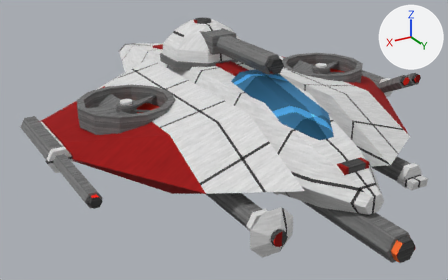
Two versions of the Blender file tools/lowforge/models/stingray.blend, one commit apart.
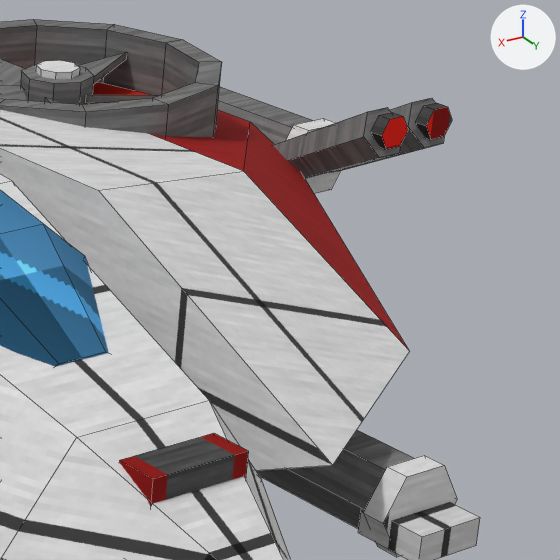
Each version is shown whole from a 50 mm lens placed at (63.3, 104.3, 58.9), pointed at (2.7, 3.3, 8.5), then close up on the part from 68% to 100% of the width and 17% to 68% of the height. Lighting does not change. The marker at upper right points along +X, +Y and +Z. The last two pictures show the newer version. The close-ups show mesh edges as thin lines.

In view in the first close-up: 'body', 'canopy', 'eye', 'fan_duct', 'flare_pod', 'flare_pod.001', 'pad', 'pod_collar', 'pod_mouth', 'pod_mouth.001', 'tip_pod', 'wing_inner', 'wing_outer', 'wing_pod' and 9 more.
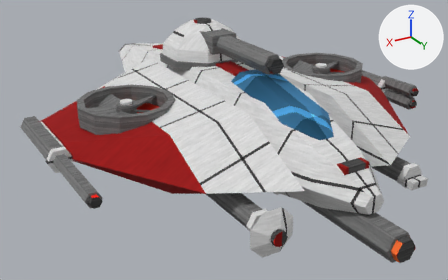
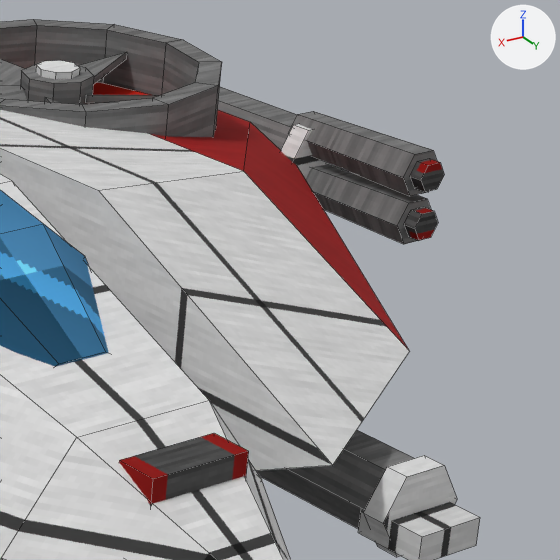
ob_hp_1 is not drawn itself; it is the parent of ob_flare_pod, ob_pod_mouth, ob_flare_pod_001, ob_pod_mouth_001.

Pixel boxes (x1, y1, x2, y2) of what changed, in the close-ups (560 x 560 px):
'flare_pod.001', reshaped, moved: before (273, 107, 401, 178); after (289, 111, 437, 196)
'flare_pod', reshaped, moved (11% wider, 8% taller): before (331, 98, 444, 172); after (306, 164, 431, 244)
'pod_mouth.001', reshaped, moved, rescaled (8% narrower, 10% shorter): before (371, 112, 408, 150); after (410, 158, 444, 192)
'pod_mouth', reshaped, moved, rescaled (8% shorter): before (416, 103, 452, 139); after (404, 207, 438, 240)

The change, as a diff of the scene's bpy script:
```diff
--- a/tools/lowforge/models/stingray.blend.py
+++ b/tools/lowforge/models/stingray.blend.py
@@ me_flare_pod @@
 # used by ob_flare_pod; parent = ob_hp_1; location = (0.0, 0.0, 0.0)
-me_flare_pod.from_pydata(...)  # 12 vertices, 8 faces; spans x -41.0..-38.0, y 5.97..14.61, z 12.61..18.75
+me_flare_pod.from_pydata(...)  # 12 vertices, 8 faces; spans x -39.2..-36.4, y 6.5..15.5, z 11.39..13.81
+# me_flare_pod part 1: 12 of 12 vertices moved; they spanned x -41.0..-38.0, y 5.97..14.61, z 12.61..18.75 and now span x -39.2..-36.4, y 6.5..15.5, z 11.39..13.81; mean shift (1.7, 0.75, -3.0)
 me_flare_pod.materials.append(mat_steel_dark)
@@ me_pod_mouth @@
 # used by ob_pod_mouth; parent = ob_hp_1; location = (0.0, 0.0, 0.0)
-me_pod_mouth.from_pydata(...)  # 12 vertices, 8 faces; spans x -40.5..-38.5, y 14.0..14.8, z 16.93..18.67
+me_pod_mouth.from_pydata(...)  # 12 vertices, 8 faces; spans x -38.7..-36.9, y 15.5..16.3, z 11.82..13.38
+# me_pod_mouth part 2: the whole mesh is scaled about its middle by (0.9, 1, 0.9), then moved by (1.7, 1.5, -5.2)
 me_pod_mouth.materials.append(mat_amber_engine)
@@ me_flare_pod_001 @@
 # used by ob_flare_pod_001; parent = ob_hp_1; location = (0.0, 0.0, 0.0)
-me_flare_pod_001.from_pydata(...)  # 12 vertices, 8 faces; spans x -37.6..-34.6, y 5.97..14.61, z 12.61..18.75
+me_flare_pod_001.from_pydata(...)  # 12 vertices, 8 faces; spans x -39.2..-36.4, y 6.5..15.5, z 14.19..16.61
+# me_flare_pod_001 part 3: 12 of 12 vertices moved; they spanned x -37.6..-34.6, y 5.97..14.61, z 12.61..18.75 and now span x -39.2..-36.4, y 6.5..15.5, z 14.19..16.61; mean shift (-1.7, 0.75, -0.2)
 me_flare_pod_001.materials.append(mat_steel_dark)
@@ me_pod_mouth_001 @@
 # used by ob_pod_mouth_001; parent = ob_hp_1; location = (0.0, 0.0, 0.0)
-me_pod_mouth_001.from_pydata(...)  # 12 vertices, 8 faces; spans x -37.1..-35.1, y 14.0..14.8, z 16.93..18.67
+me_pod_mouth_001.from_pydata(...)  # 12 vertices, 8 faces; spans x -38.7..-36.9, y 15.5..16.3, z 14.62..16.18
+# me_pod_mouth_001 part 4: the whole mesh is scaled about its middle by (0.9, 1, 0.9), then moved by (-1.7, 1.5, -2.4)
 me_pod_mouth_001.materials.append(mat_amber_engine)
@@ ob_flare_pod @@
 ob_flare_pod.parent = ob_hp_1
-ob_flare_pod.matrix_parent_inverse = Matrix(((1.25, 0.0, 0.0, 47.25), (0.0, 1.083, 0.625, -17.41), (0.0, -0.625, 1.083, -10.16), (0.0, 0.0, 0.0, 1.0)))
+ob_flare_pod.matrix_parent_inverse = Matrix(((1.25, 0.0, 0.0, 47.25), (0.0, 1.25, 0.0, -10.0), (0.0, 0.0, 1.25, -17.5), (0.0, 0.0, 0.0, 1.0)))
 ob_flare_pod.location = (0.0, 0.0, 0.0)
@@ ob_pod_mouth @@
 ob_pod_mouth.parent = ob_hp_1
-ob_pod_mouth.matrix_parent_inverse = Matrix(((1.25, 0.0, 0.0, 47.25), (0.0, 1.083, 0.625, -17.41), (0.0, -0.625, 1.083, -10.16), (0.0, 0.0, 0.0, 1.0)))
+ob_pod_mouth.matrix_parent_inverse = Matrix(((1.25, 0.0, 0.0, 47.25), (0.0, 1.25, 0.0, -10.0), (0.0, 0.0, 1.25, -17.5), (0.0, 0.0, 0.0, 1.0)))
 ob_pod_mouth.location = (0.0, 0.0, 0.0)
@@ ob_flare_pod_001 @@
 ob_flare_pod_001.parent = ob_hp_1
-ob_flare_pod_001.matrix_parent_inverse = Matrix(((1.25, 0.0, 0.0, 47.25), (0.0, 1.083, 0.625, -17.41), (0.0, -0.625, 1.083, -10.16), (0.0, 0.0, 0.0, 1.0)))
+ob_flare_pod_001.matrix_parent_inverse = Matrix(((1.25, 0.0, 0.0, 47.25), (0.0, 1.25, 0.0, -10.0), (0.0, 0.0, 1.25, -17.5), (0.0, 0.0, 0.0, 1.0)))
 ob_flare_pod_001.location = (0.0, 0.0, 0.0)
@@ ob_pod_mouth_001 @@
 ob_pod_mouth_001.parent = ob_hp_1
-ob_pod_mouth_001.matrix_parent_inverse = Matrix(((1.25, 0.0, 0.0, 47.25), (0.0, 1.083, 0.625, -17.41), (0.0, -0.625, 1.083, -10.16), (0.0, 0.0, 0.0, 1.0)))
+ob_pod_mouth_001.matrix_parent_inverse = Matrix(((1.25, 0.0, 0.0, 47.25), (0.0, 1.25, 0.0, -10.0), (0.0, 0.0, 1.25, -17.5), (0.0, 0.0, 0.0, 1.0)))
 ob_pod_mouth_001.location = (0.0, 0.0, 0.0)
@@ ob_hp_1 @@
 ob_hp_1.location = (-37.8, 8.0, 14.0)
-ob_hp_1.rotation_euler = (0.524, 0.0, 0.0)  # degrees (30, 0, 0)
 ob_hp_1.scale = (0.8, 0.8, 0.8)
```
